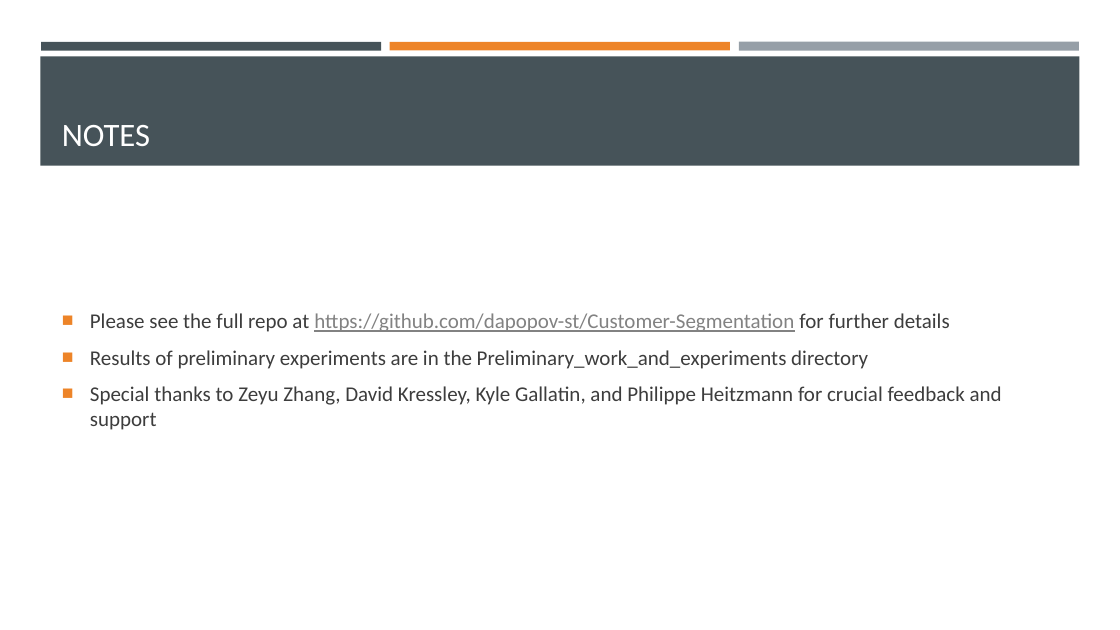
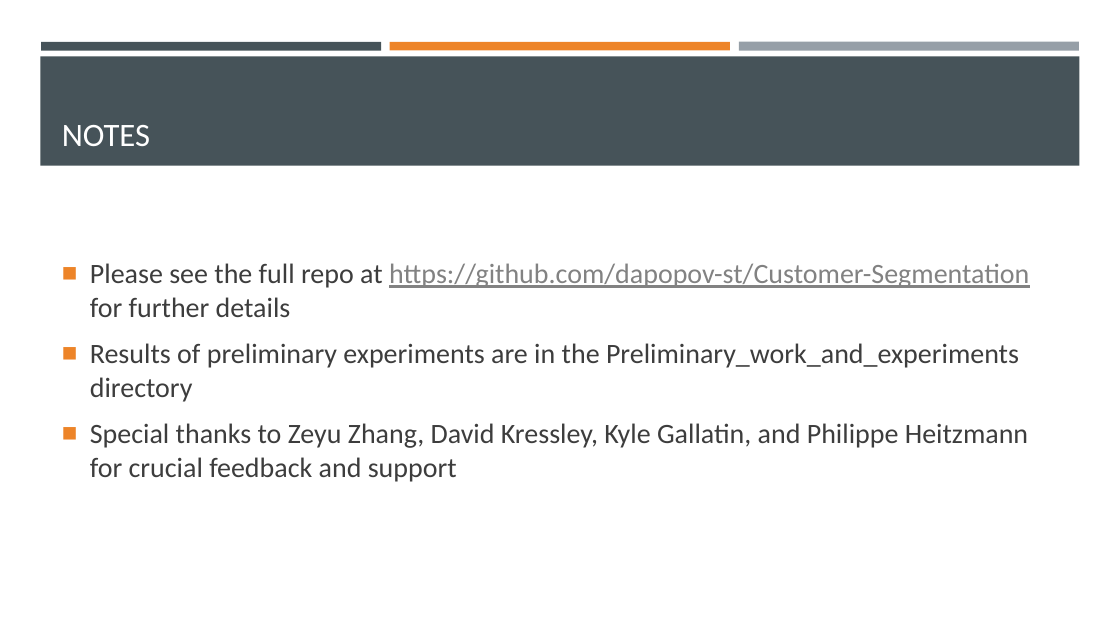
Before and after one commit to dapopov-st/store-customer-segmentation, a slide deck: slide 33 of Customer-Segmentation-Presentation.pptx. Drawn at 1120x630 pixels with LibreOffice and Linux fonts; fonts in the diff are those of the drawing. Boxes give left, top, right and bottom in pixels: in the first picture for what was removed or moved away, otherwise in the second. Text is boxed around its words. In the diff, an @@ line names an element or a change of style, - is before the commit and + after.

```diff
--- a/Customer-Segmentation-Presentation.pptx
+++ b/Customer-Segmentation-Presentation.pptx
@@ text "Please see the full repo ..." at box(90, 263, 1029, 482): size 18 to 24 pt; more space between paragraphs @@
```
Also in this commit, not shown: 17 other slides changed, 1 other file.
